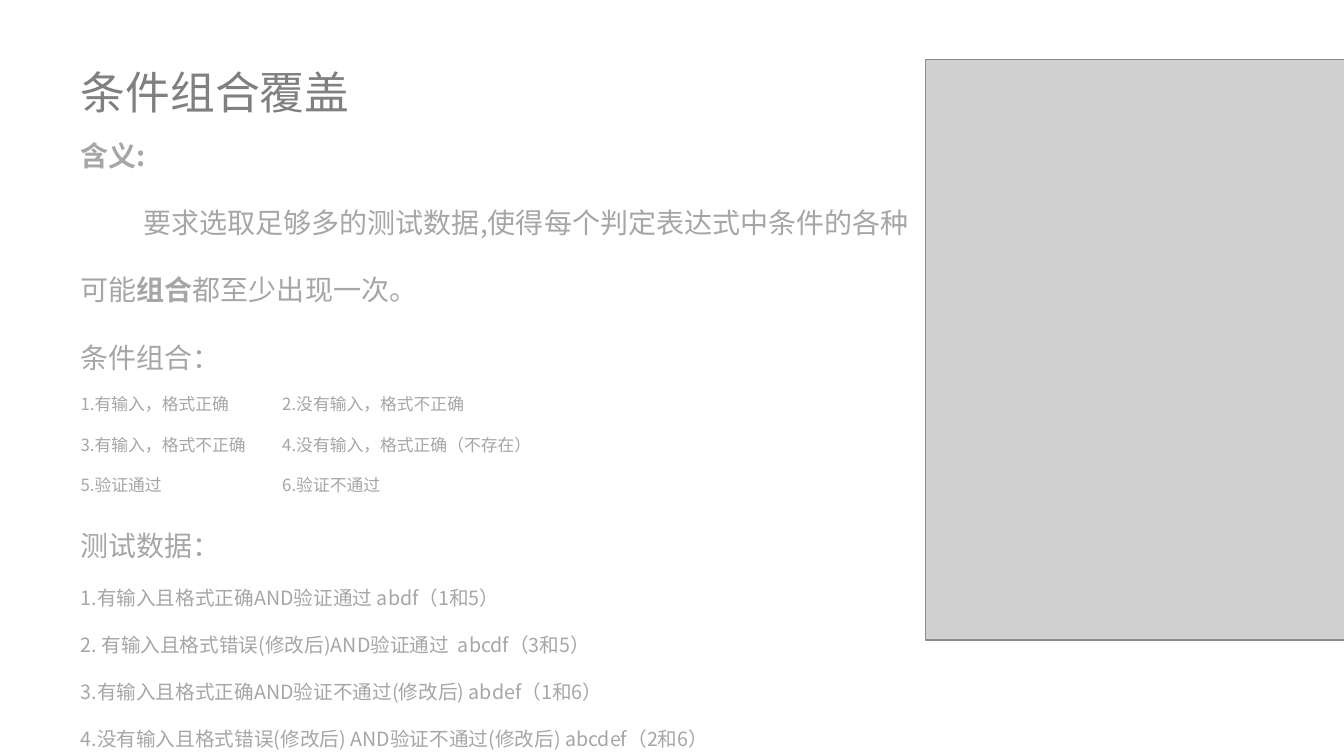
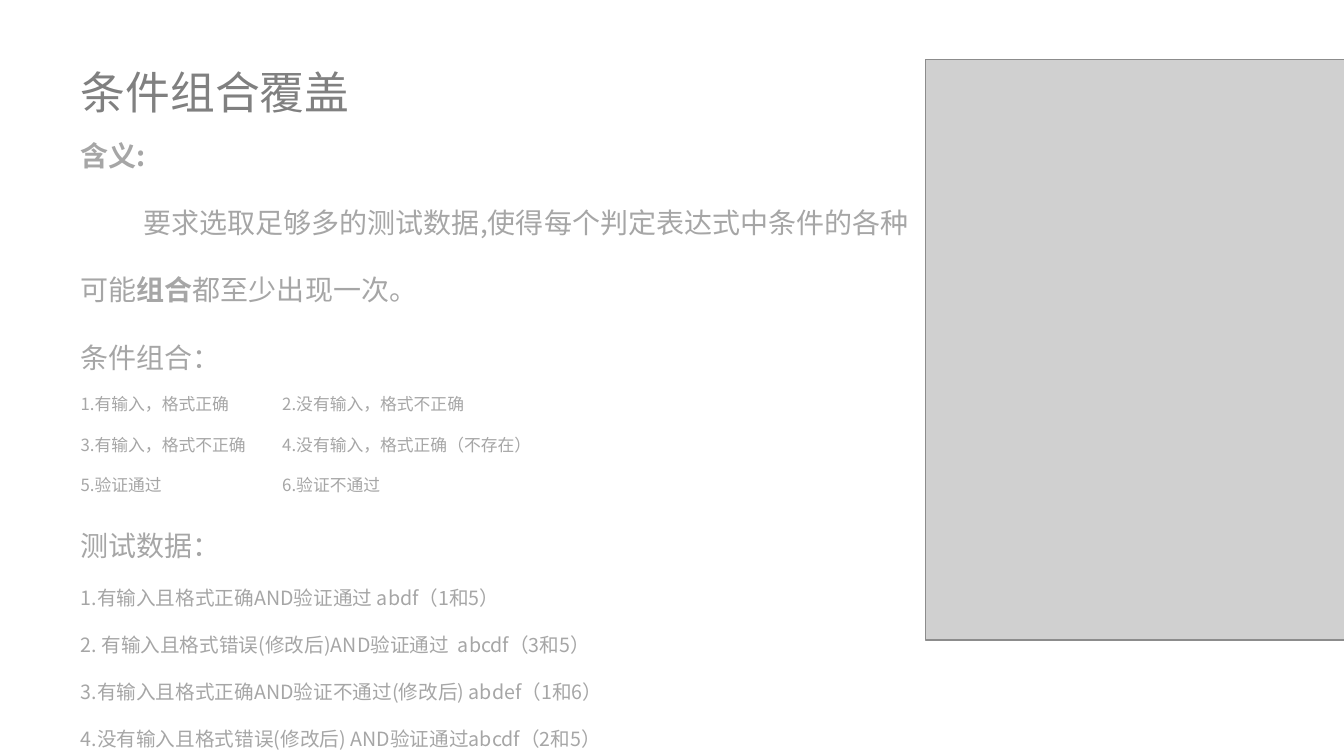
Before and after one commit to lenovo-wu/G11ZUCC, a slide deck: slide 29 of 翻转课堂G11.pptx. Drawn at 1344x756 pixels with LibreOffice and Linux fonts; fonts in the diff are those of the drawing; grey boxes stand for pictures. Boxes give left, top, right and bottom in pixels: in the first picture for what was removed or moved away, otherwise in the second. Text is boxed around its words. In the diff, an @@ line names an element or a change of style, - is before the commit and + after.

```diff
--- a/翻转课堂G11.pptx
+++ b/翻转课堂G11.pptx
@@ text at [81, 729, 601, 750]: text changed @@
-4.没有输入且格式错误(修改后) AND验证不通过(修改后) abcdef（2和6）
+4.没有输入且格式错误(修改后) AND验证通过abcdf（2和5）
```
Also in this commit, not shown: 3 other slides changed, 3 slides added, 1 slide removed.
